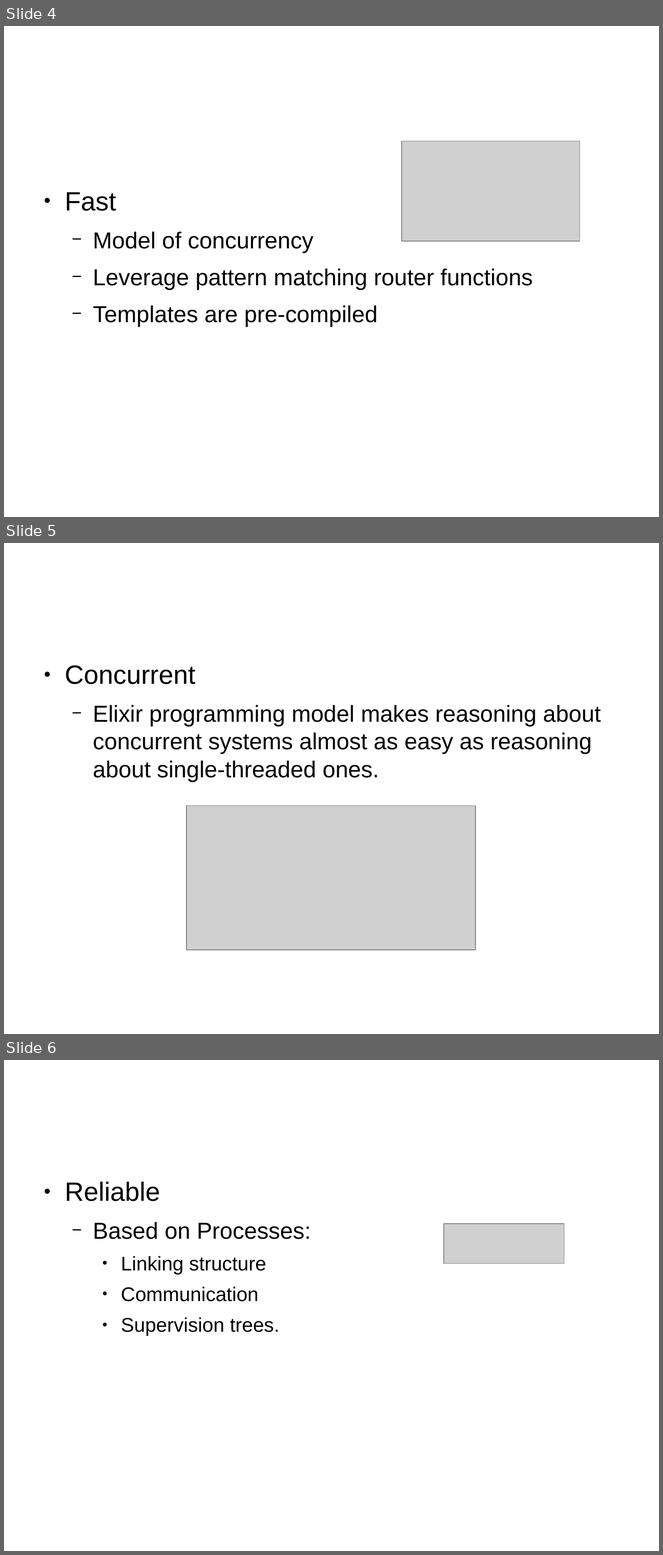
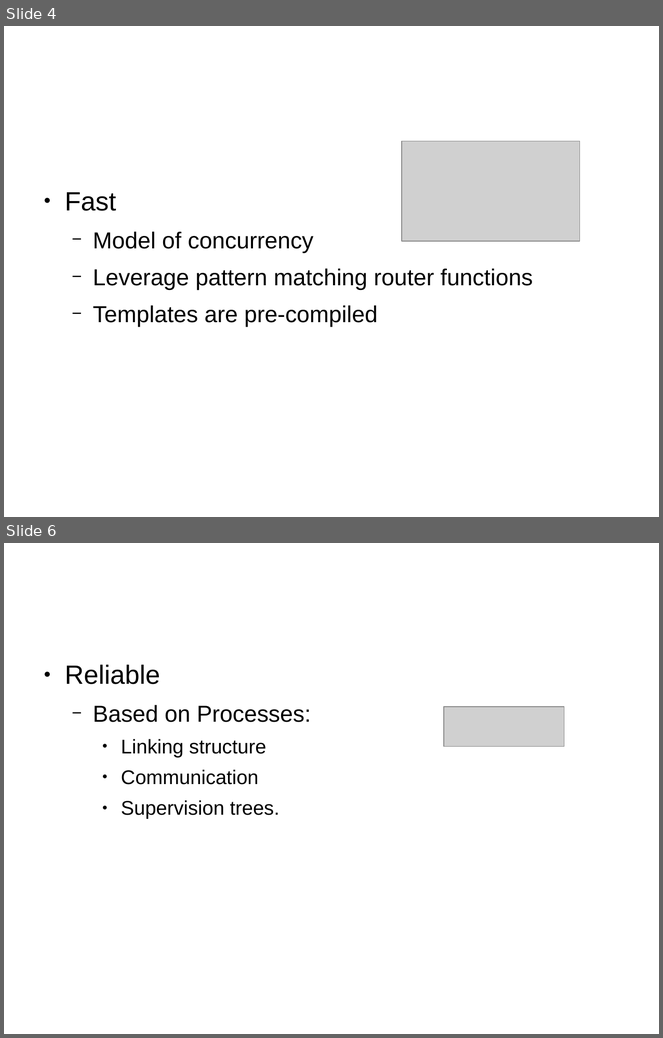
Before and after one commit to ramortegui/talks, a slide deck: odps/working_with_phoenix.odp. Shown one above the other, each under a label of ours: slides 4, 5 and 6 before the commit, slides 4 and 6 after it; the slides between them are not shown. The pictures are 663x1555 and 663x1038 pixels, drawn with LibreOffice and Linux fonts; fonts in the diff are those of the drawing; grey boxes stand for pictures. Boxes give left, top, right and bottom in pixels: in the first picture for what was removed or moved away, otherwise in the second. Text is boxed around its words. In the diff, an @@ line names an element or a change of style, - is before the commit and + after.

Commit message:
Add slides and pdf.

```diff
--- a/odps/working_with_phoenix.odp
+++ b/odps/working_with_phoenix.odp
@@ slide 5 removed at <box>4,543,659,1034</box>, background #FFFFFF @@
@@ text removed at <box>65,665,601,782</box> @@
-● Concurrent
-  − Elixir programming model makes reasoning about concurrent systems almost as easy as reasoning about single-threaded ones.
@@ picture removed at <box>187,806,476,950</box> @@
```
Also in this commit, not shown: 1 slide changed, 1 slide added, 2 other files.
